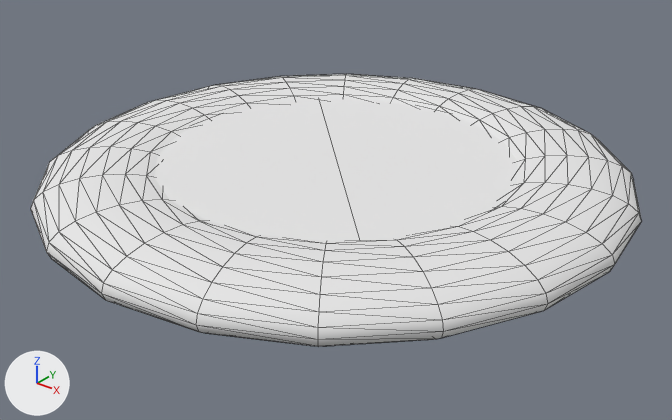
What one commit did to the OBJ model Chips/app/src/main/res/raw/chip.obj.
Rendered twice from a camera (50 mm lens) standing at (2.37, -2.96, 1.66) and looking at (0.04, -0.05, -0.14). Arrows for +X, +Y and +Z are at lower left; the lights stay in place. Mesh edges are drawn as thin lines. Where no turn or scale is listed for an object, it has been applied to the vertices.

Before the edit, the objects in view are built like this:
```python
me_chip = bpy.data.meshes.new('chip')
me_chip.from_pydata(...)  # 408 vertices, 804 faces; spans x -1.3..1.3, y -1.3..1.3, z -0.11..0.11
me_chip.materials.append(mat_initialshadinggroup)  # white #e7e7e7
ob_chip = bpy.data.objects.new('chip', me_chip)
ob_chip.location = (0.0, 0.0, 0.0)
```
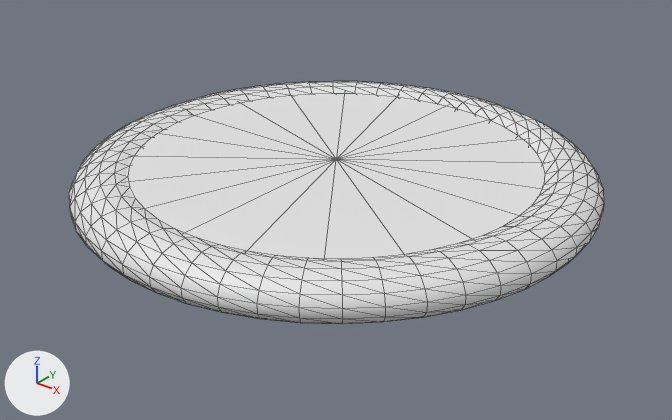
The change, as a list of edits to the scene's bpy script:
```text
Change me_chip:
    used by ob_chip; location = (0.0, 0.0, 0.0)
    remove me_chip.from_pydata(...)  # 408 vertices, 804 faces; spans x -1.3..1.3, y -1.3..1.3, z -0.11..0.11
    remove me_chip.materials.append(mat_initialshadinggroup)  # white #e7e7e7
    add me_chip.from_pydata(...)  # 792 vertices, 1560 faces; spans x -1.15..1.15, y -1.14..1.14, z -0.1..0.1
    me_chip part 1: a new loose piece, a 20-sided cylinder along z spanning x -1.03..1.03, y -1.03..1.03, z -0.07..0.07
    me_chip part 2: the loose piece of 400 vertices spanning x -1.3..1.3, y -1.3..1.3, z -0.11..0.11 is rebuilt with 750 vertices and now spans x -1.15..1.15, y -1.14..1.14, z -0.1..0.1
    me_chip part 3: the loose piece of 4 vertices spanning x -0.8..0.8, y -0.8..0.8, z 0.08 is deleted
```

Pixel boxes [x1, y1, x2, y2] of what changed, in the pictures (672 x 420 px):
'chip', reshaped (12% narrower, 11% shorter): before [31, 74, 641, 347]; after [69, 81, 604, 324]
part 1 of me_chip, added: after [126, 93, 547, 259]
part 2 of me_chip, rebuilt (12% narrower, 11% shorter): before [31, 74, 641, 347]; after [69, 81, 604, 324]
part 3 of me_chip, deleted: before [154, 99, 518, 242]
